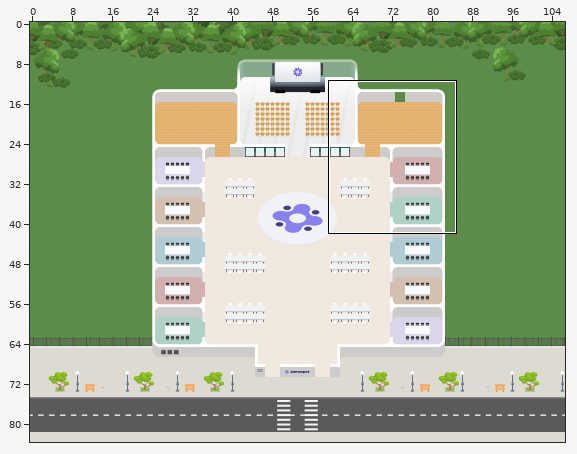
Level history. Tiled map: 2026-new-Jland/jland.tmx. The picture above shows the old version from afar; the outline marks the close-up.
Close-up. Old version:
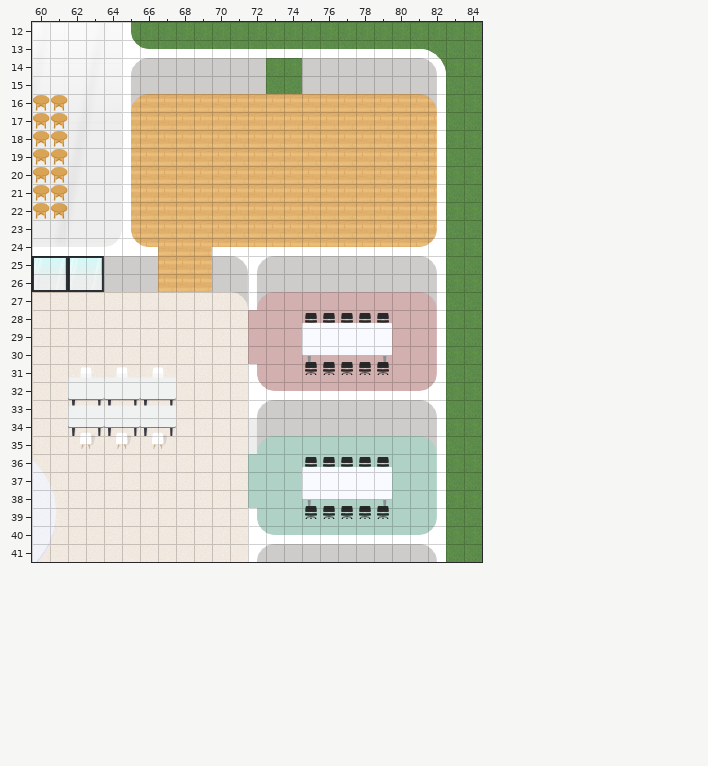
Cells are 32x32 px. Shown: x 60..84, y 12..41. The commit also changed other parts of the map, which this record leaves out. Tiles whose own drawing changed are shown in their newer look in all pictures.
The same view after the edit:
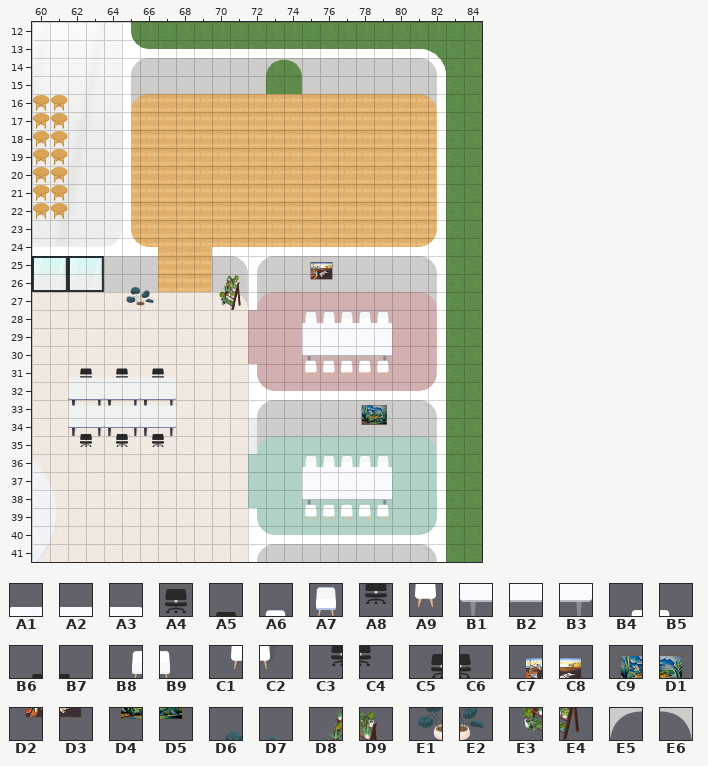
Key: from "Misc": A1 0, A2 1, A3 4, A4 5, A5 6, A6 8, A7 9, A8 46, A9 48, B1 80, B2 81, B3 84, B4 202, B5 203, B6 204, B7 205, B8 240, B9 241, C1 242, C2 243, C3 244, C4 245, C5 246, C6 247, C7 384, C8 385, C9 386, D1 387, D2 424, D3 425, D4 426, D5 427, D6 602, D7 603, D8 610, D9 611, E1 642, E2 643, E3 650, E4 651; from "murs": E5 462, E6 463.
__ is an empty cell, .. an unchanged one.
Changes in this commit:
--- layer "Misc Down"
@@ x 65..79 @@
-26 .. __ .. .. .. .. .. .. .. .. .. .. .. .. ..
-27 __ __ .. .. .. __ __ .. .. .. .. .. .. .. ..
-28 .. .. .. .. .. .. .. .. .. .. A4 A4 A4 A4 A4
+26 .. D7 .. .. .. .. .. .. .. .. .. .. .. .. ..
+27 E1 E2 .. .. .. E3 E4 .. .. .. .. .. .. .. ..
+28 .. .. .. .. .. .. .. .. .. .. __ __ __ __ __
@@ x 75..79 @@
-30 B1 B2 B2 B2 B3
+30 __ __ __ __ __
@@ x 75..79 @@
-36 A4 A4 A4 A4 A4
+36 __ __ __ __ __
@@ x 75..79 @@
-38 B1 B2 B2 B2 B3
+38 __ __ __ __ __
--- layer "Bureaux Down"
@@ x 75..79 @@
-28 __ __ __ __ __
+28 A7 A7 A7 A7 A7
@@ x 62..79 @@
-30 .. .. .. .. .. .. .. .. .. .. .. .. .. __ __ __ __ __
-31 B8 B9 B8 B9 B8 B9 .. .. .. .. .. .. .. .. .. .. .. ..
+30 .. .. .. .. .. .. .. .. .. .. .. .. .. B1 B2 B2 B2 B3
+31 C5 C6 C5 C6 C5 C6 .. .. .. .. .. .. .. .. .. .. .. ..
@@ x 75..79 @@
-36 __ __ __ __ __
+36 A7 A7 A7 A7 A7
@@ x 75..79 @@
-38 __ __ __ __ __
+38 B1 B2 B2 B2 B3
--- layer "Bureaux Up"
@@ x 75..79 @@
-28 __ __ __ __ __
+28 A1 A2 A2 A2 A3
@@ x 75..79 @@
-30 __ __ __ __ __
-31 __ __ __ __ __
+30 A6 A6 A6 A6 A6
+31 A9 A9 A9 A9 A9
@@ x 62..79 @@
-34 B4 B5 B4 B5 B4 B5 .. .. .. .. .. .. .. .. .. .. .. ..
-35 C1 C2 C1 C2 C1 C2 .. .. .. .. .. .. .. .. .. .. .. ..
-36 .. .. .. .. .. .. .. .. .. .. .. .. .. __ __ __ __ __
+34 B6 B7 B6 B7 B6 B7 .. .. .. .. .. .. .. .. .. .. .. ..
+35 C3 C4 C3 C4 C3 C4 .. .. .. .. .. .. .. .. .. .. .. ..
+36 .. .. .. .. .. .. .. .. .. .. .. .. .. A1 A2 A2 A2 A3
@@ x 75..79 @@
-38 __ __ __ __ __
-39 __ __ __ __ __
+38 A6 A6 A6 A6 A6
+39 A9 A9 A9 A9 A9
--- layer "Wall Up"
@@ x 73..74 @@
-14 __ __
+14 E5 E6
--- layer "Misc up"
@@ x 65..79 @@
-25 .. .. .. .. .. .. .. .. .. .. __ __ .. .. ..
-26 __ __ .. .. .. __ __ .. .. .. __ __ .. .. ..
-27 .. .. .. .. .. .. __ .. .. .. .. .. .. .. ..
-28 .. .. .. .. .. .. .. .. .. .. A1 A2 A2 A2 A3
+25 .. .. .. .. .. .. .. .. .. .. C7 C8 .. .. ..
+26 D6 D7 .. .. .. D8 D9 .. .. .. D2 D3 .. .. ..
+27 .. .. .. .. .. .. E4 .. .. .. .. .. .. .. ..
+28 .. .. .. .. .. .. .. .. .. .. __ __ __ __ __
@@ x 75..79 @@
-30 A5 A5 A5 A5 A5
-31 A8 A8 A8 A8 A8
+30 __ __ __ __ __
+31 __ __ __ __ __
@@ x 78..79 @@
-33 __ __
-34 __ __
+33 C9 D1
+34 D4 D5
@@ x 75..79 @@
-36 A1 A2 A2 A2 A3
+36 __ __ __ __ __
@@ x 75..79 @@
-38 A5 A5 A5 A5 A5
-39 A8 A8 A8 A8 A8
+38 __ __ __ __ __
+39 __ __ __ __ __
